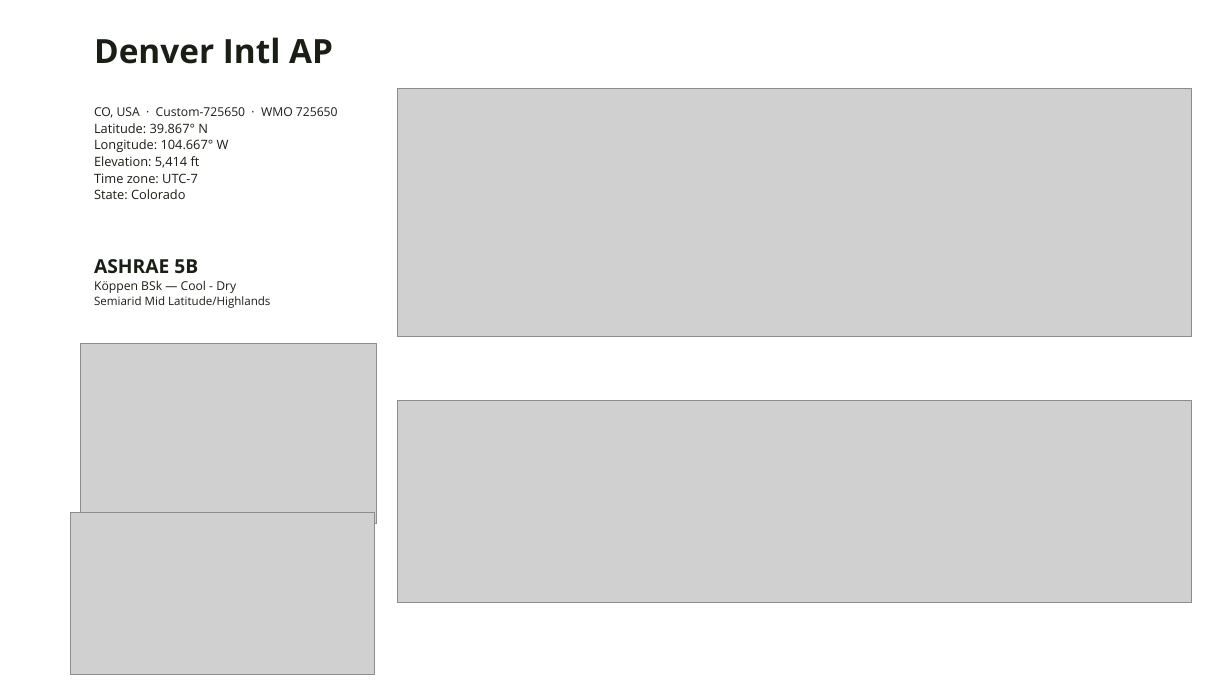
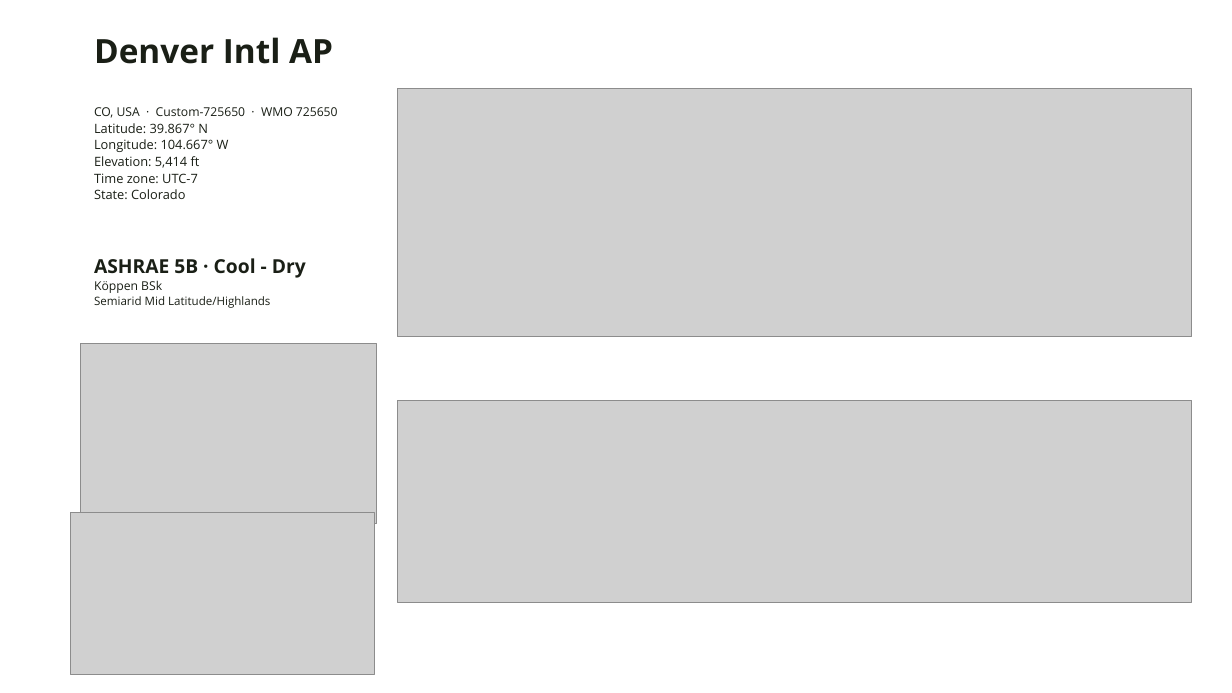
Before and after one commit to A2Efficiency/EXT-epwvis, a slide deck: slide 6 of out/climate-deck.pptx. Drawn at 1232x693 pixels with LibreOffice and Linux fonts; fonts in the diff are those of the drawing; grey boxes stand for pictures; background and template pictures are left out. Boxes give left, top, right and bottom in pixels: in the first picture for what was removed or moved away, otherwise in the second. Text is boxed around its words. In the diff, an @@ line names an element or a change of style, - is before the commit and + after.

```diff
--- a/out/climate-deck.pptx
+++ b/out/climate-deck.pptx
@@ text at (x1=94, y1=258, x2=306, y2=293): text changed; size 9.5 to 15 pt; bold on @@
-ASHRAE 5B
-Köppen BSk — Cool - Dry
+ASHRAE 5B · Cool - Dry
+Köppen BSk
```
Also in this commit, not shown: 7 other slides changed, 8 other files.
